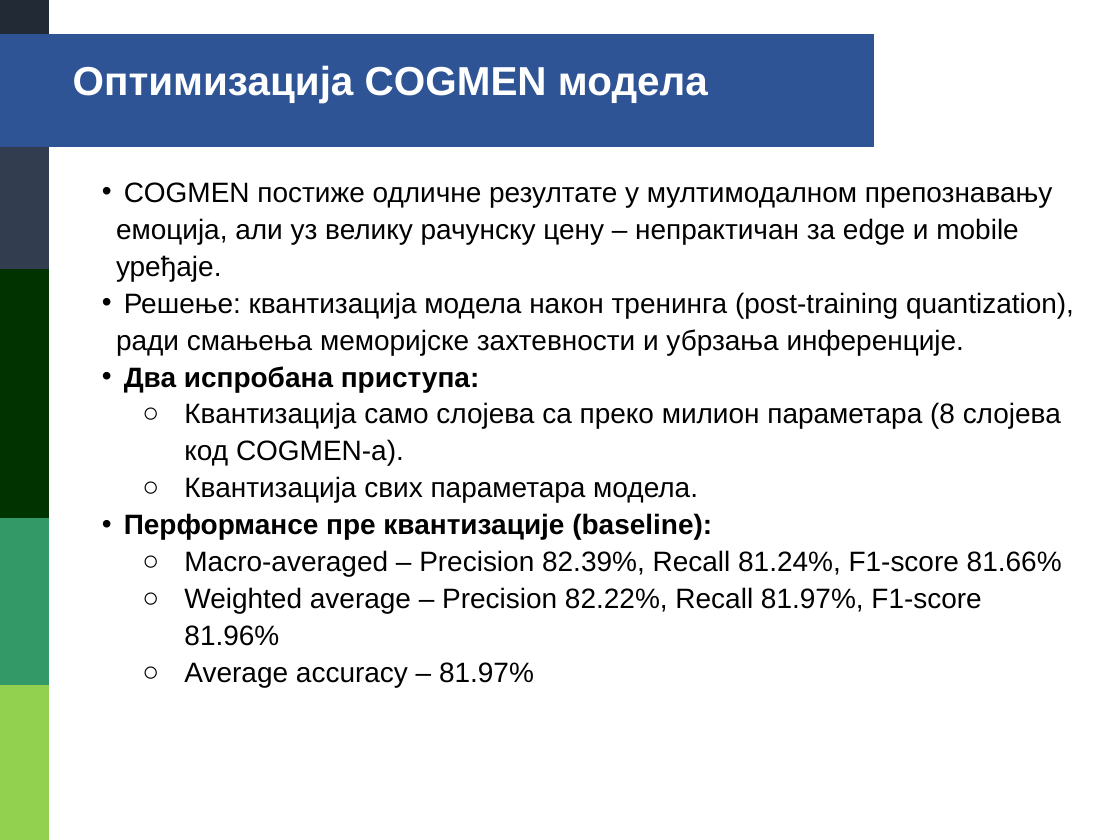
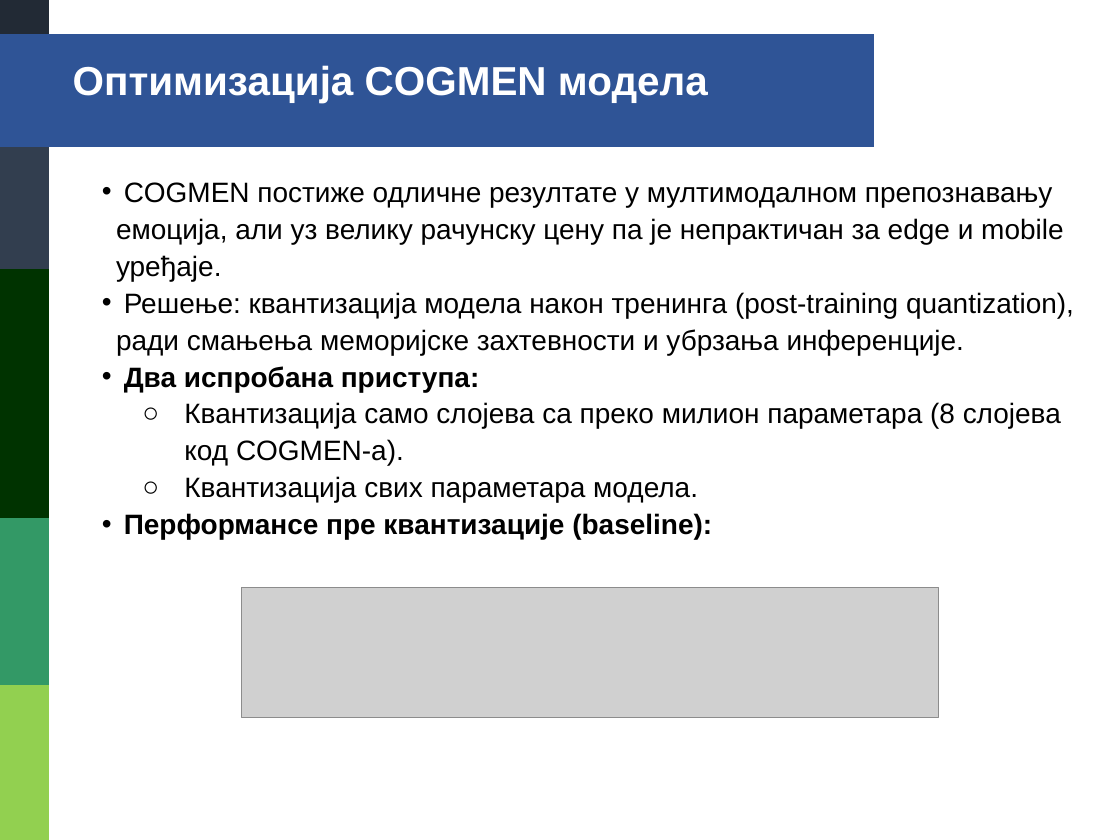
Before and after one commit to danilo-milosevic/ml-audio, a slide deck: slide 73 of drugi_deo/prezentacija/DaniloMilosevic1732.pptx. Drawn at 1120x840 pixels with LibreOffice and Linux fonts; fonts in the diff are those of the drawing; grey boxes stand for pictures. Boxes give left, top, right and bottom in pixels: in the first picture for what was removed or moved away, otherwise in the second. Text is boxed around its words. In the diff, an @@ line names an element or a change of style, - is before the commit and + after.

Commit message:
Presentation fixes

```diff
--- a/drugi_deo/prezentacija/DaniloMilosevic1732.pptx
+++ b/drugi_deo/prezentacija/DaniloMilosevic1732.pptx
@@ text at (116,182,1063,281): text changed @@
-• COGMEN постиже одличне резултате у мултимодалном препознавању емоција, али уз велику рачунску цену – непрактичан за edge и mobile уређаје.
+• COGMEN постиже одличне резултате у мултимодалном препознавању емоција, али уз велику рачунску цену па је непрактичан за edge и mobile уређаје.
@@ text at (184,550,1062,687): paragraphs removed @@
-  ○ Macro-averaged – Precision 82.39%, Recall 81.24%, F1-score 81.66%
-  ○ Weighted average – Precision 82.22%, Recall 81.97%, F1-score 81.96%
-  ○ Average accuracy – 81.97%
@@ picture added at (241,587,939,717) @@
```
Also in this commit, not shown: 2 other slides changed.
